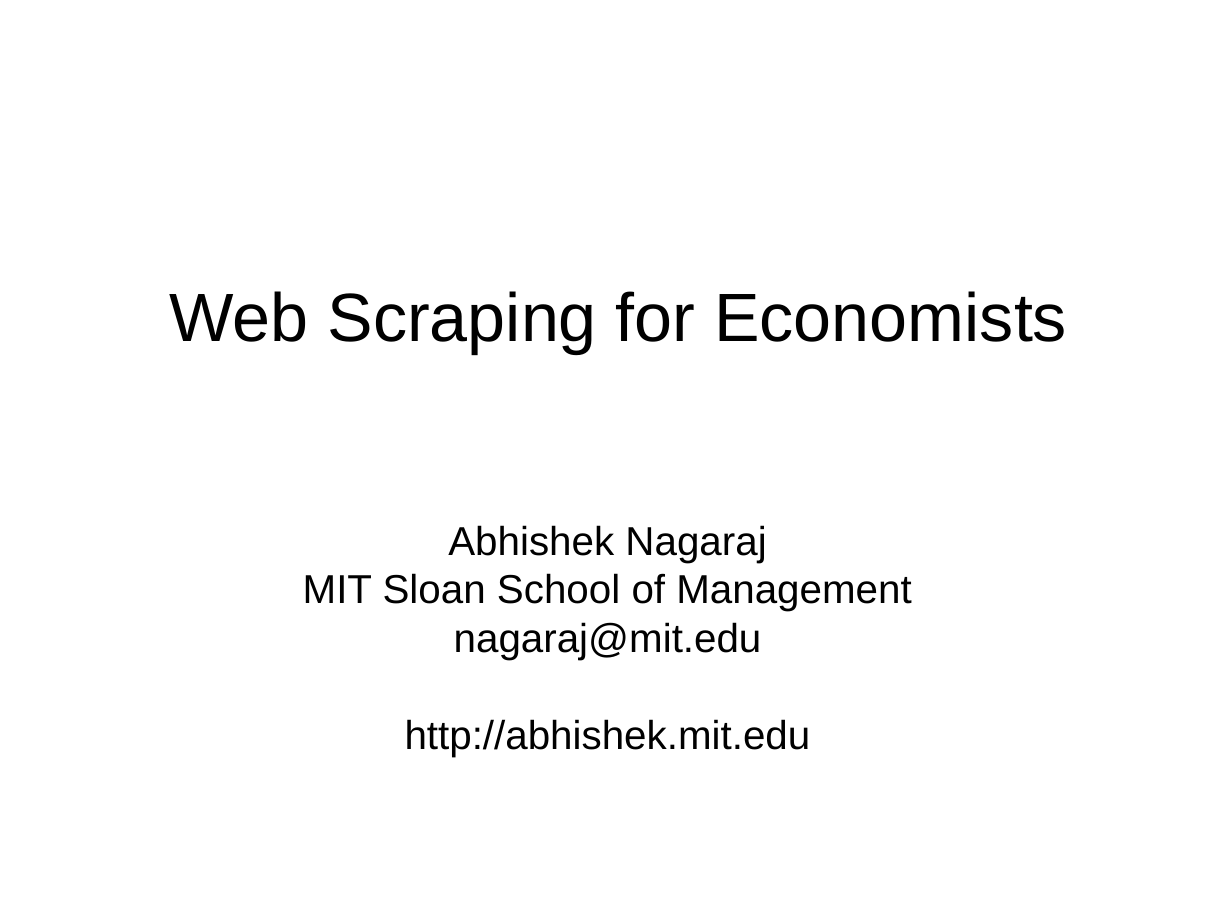
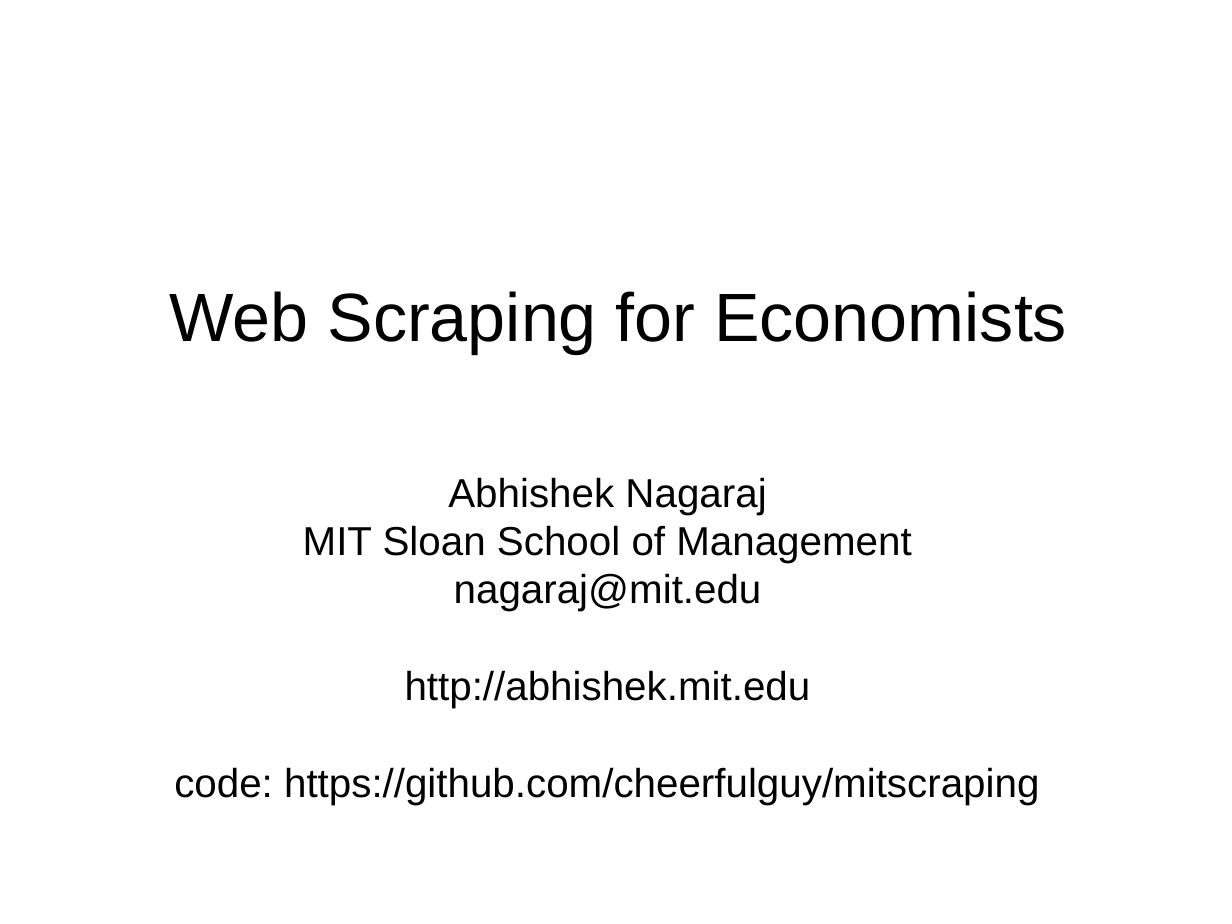
Before and after one commit to alexbartik/mitscraping, a slide deck: slide 1 of slides.odp. Drawn at 1232x924 pixels with LibreOffice and Linux fonts; fonts in the diff are those of the drawing. Boxes give left, top, right and bottom in pixels: in the first picture for what was removed or moved away, otherwise in the second. Text is boxed around its words. In the diff, an @@ line names an element or a change of style, - is before the commit and + after.

Commit message:
more changes

```diff
--- a/slides.odp
+++ b/slides.odp
@@ title at <box>174,477,1039,805</box>: text changed @@
-Abhishek Nagaraj
-MIT Sloan School of Management
-nagaraj@mit.edu
-http://abhishek.mit.edu
+Abhishek Nagaraj
+MIT Sloan School of Management
+nagaraj@mit.edu
+http://abhishek.mit.edu
+code: https://github.com/cheerfulguy/mitscraping
```
Also in this commit, not shown: 2 slides added.
